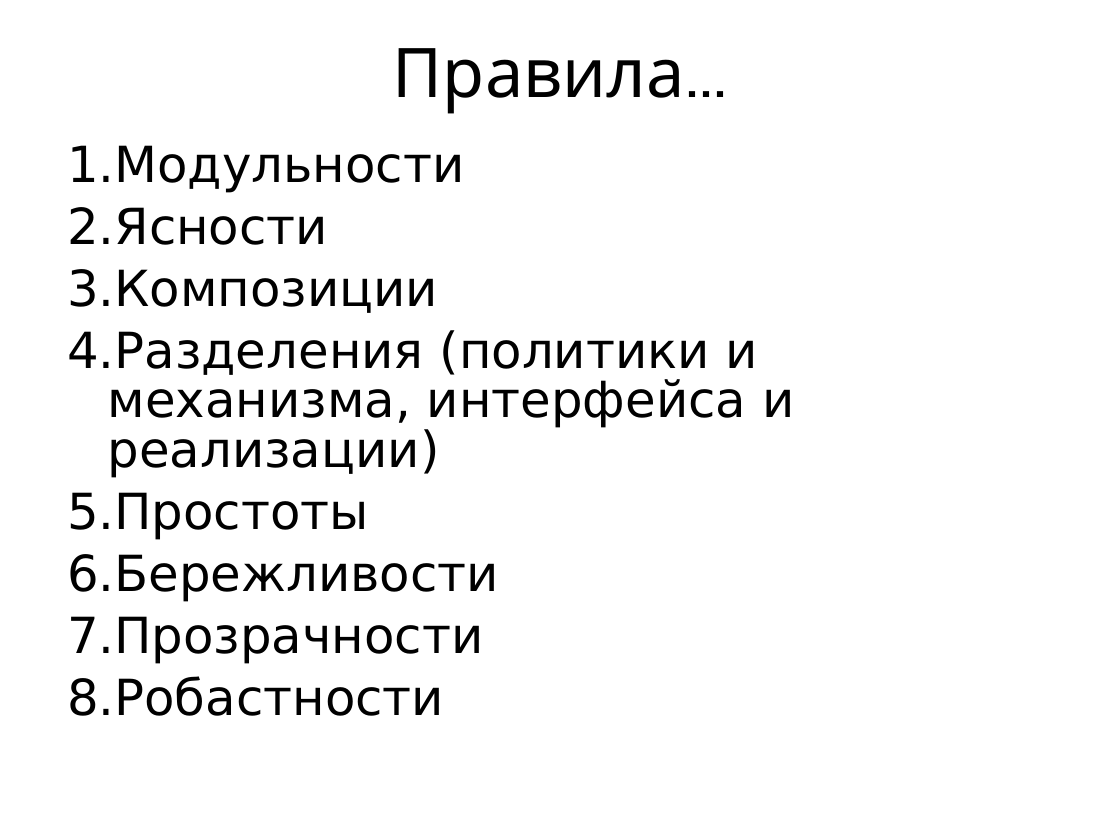
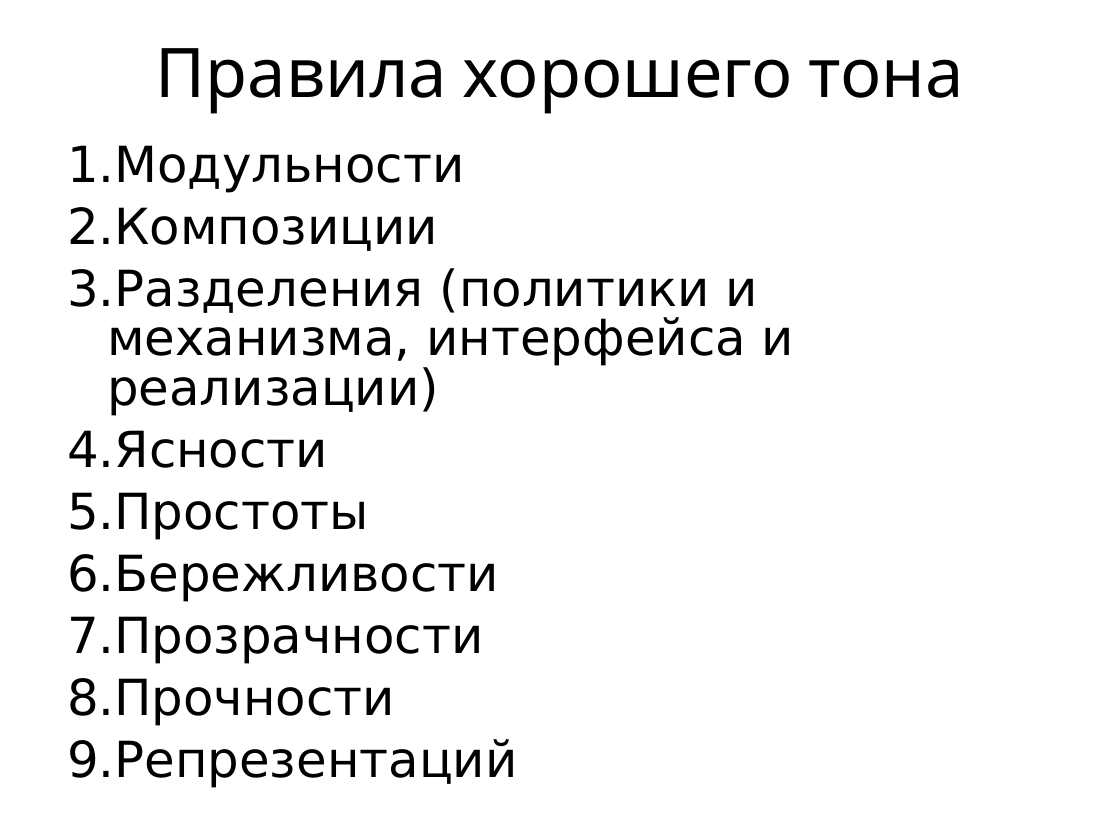
Before and after one commit to vseloved/kpi-spos, a slide deck: slide 5 of lec/11-unix/unix.ppt (slide 4 before the commit). Drawn at 1120x840 pixels with LibreOffice and Linux fonts; fonts in the diff are those of the drawing. Boxes give left, top, right and bottom in pixels: in the first picture for what was removed or moved away, otherwise in the second. Text is boxed around its words. In the diff, an @@ line names an element or a change of style, - is before the commit and + after.

```diff
--- a/lec/11-unix/unix.ppt
+++ b/lec/11-unix/unix.ppt
@@ title at (155, 48, 963, 114): text changed @@
-Правила...
+Правила хорошего тона
@@ text at (67, 207, 328, 245): paragraph removed @@
-2. Ясности
@@ text at (67, 430, 328, 468): paragraph added @@
+4. Ясности
@@ text at (67, 678, 518, 788): text changed @@
-8. Робастности
+8. Прочности
+9. Репрезентаций
```
Also in this commit, not shown: 3 other slides changed, 3 slides added, 7 slides removed, 56 other files.
